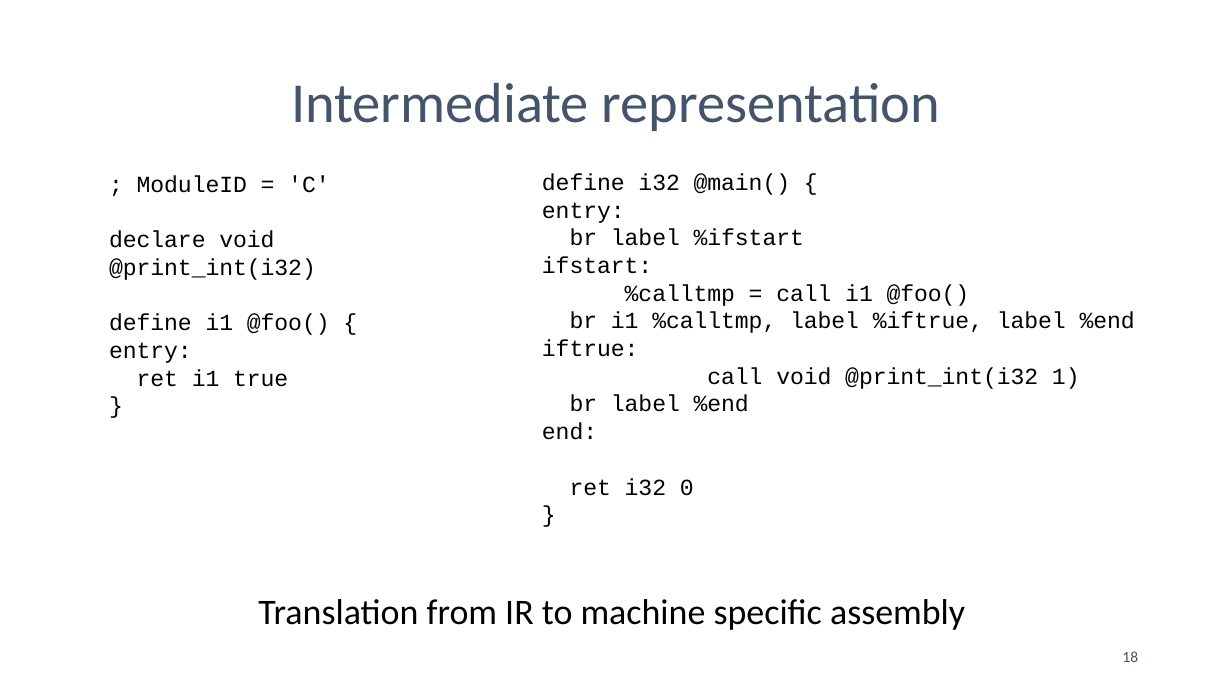
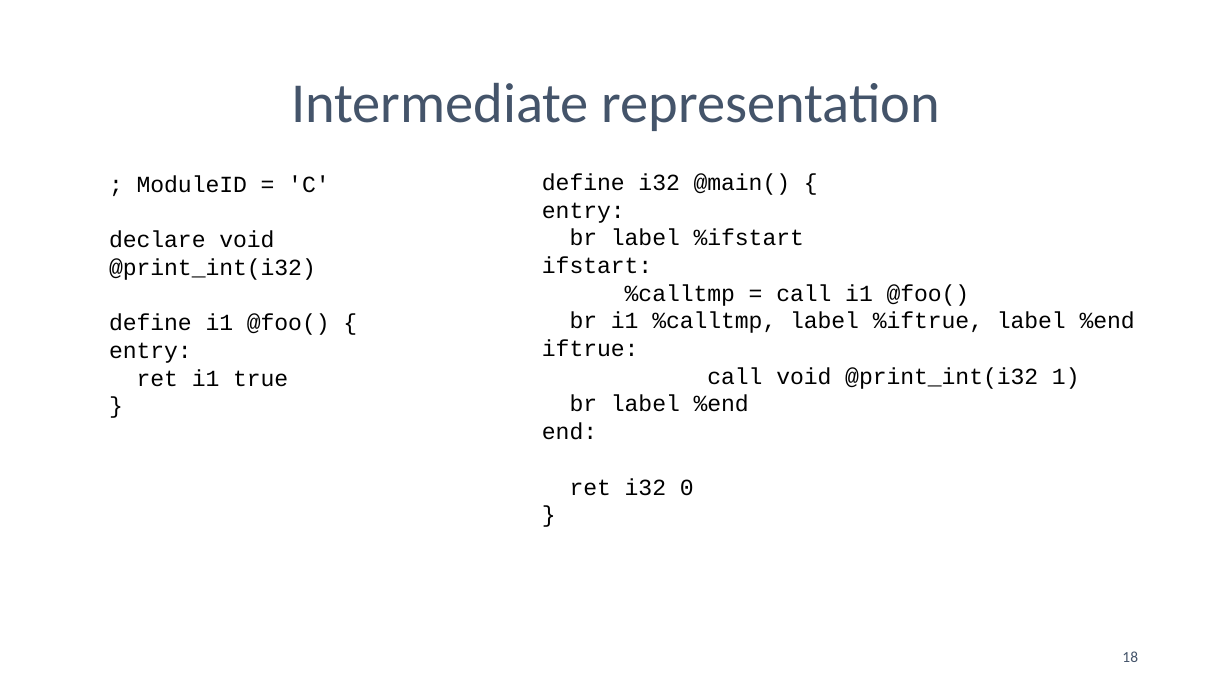
Before and after one commit to anoopsarkar/compilers-class, a slide deck: slide 18 of assets/ppt/intro/in4-stages-of-a-compiler.pptx. Drawn at 1232x693 pixels with LibreOffice and Linux fonts; fonts in the diff are those of the drawing. Boxes give left, top, right and bottom in pixels: in the first picture for what was removed or moved away, otherwise in the second. Text is boxed around its words. In the diff, an @@ line names an element or a change of style, - is before the commit and + after.

Commit message:
updated in4 slides

```diff
--- a/assets/ppt/intro/in4-stages-of-a-compiler.pptx
+++ b/assets/ppt/intro/in4-stages-of-a-compiler.pptx
@@ text removed at bbox=[258, 599, 965, 630] @@
-Translation from IR to machine specific assembly
```
Also in this commit, not shown: 1 other file.
